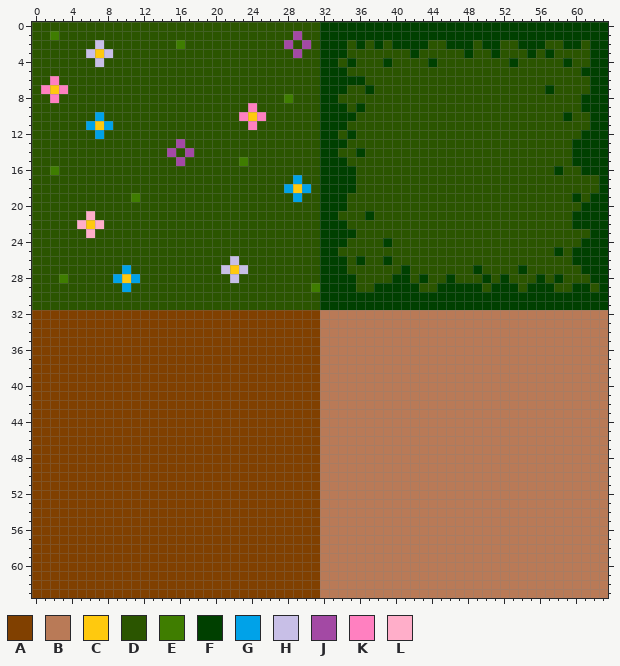
File history of a pixel-art sprite, assets/Ground.png. Above: the version before the commit.
The file is 64x64 pixels.
Palette (. is transparent): A #804000  B #b97a57  C #ffc90e  D #2b5500  E #3f7d00  F #004000  G #00a2e8  H #c8bfe7  J #a349a4  K #ff80c0  L #ffaec9
Pixels before (only the part around the change), first column x 27:
29 DDDDEFFFFDDFFFFFDDFFFFFDFFFDFFFDDFFDF
30 DDDDDFFFFFFFFFFFFFFFFFFFFFFFFFFFFFFFF
31 DDDDDFFFFFFFFFFFFFFFFFFFFFFFFFFFFFFFF
32 AAAAABBBBBBBBBBBBBBBBBBBBBBBBBBBBBBBB
33 AAAAABBBBBBBBBBBBBBBBBBBBBBBBBBBBBBBB
34 AAAAABBBBBBBBBBBBBBBBBBBBBBBBBBBBBBBB
35 AAAAABBBBBBBBBBBBBBBBBBBBBBBBBBBBBBBB
36 AAAAABBBBBBBBBBBBBBBBBBBBBBBBBBBBBBBB
37 AAAAABBBBBBBBBBBBBBBBBBBBBBBBBBBBBBBB
38 AAAAABBBBBBBBBBBBBBBBBBBBBBBBBBBBBBBB
39 AAAAABBBBBBBBBBBBBBBBBBBBBBBBBBBBBBBB
40 AAAAABBBBBBBBBBBBBBBBBBBBBBBBBBBBBBBB
41 AAAAABBBBBBBBBBBBBBBBBBBBBBBBBBBBBBBB
42 AAAAABBBBBBBBBBBBBBBBBBBBBBBBBBBBBBBB
43 AAAAABBBBBBBBBBBBBBBBBBBBBBBBBBBBBBBB
44 AAAAABBBBBBBBBBBBBBBBBBBBBBBBBBBBBBBB
45 AAAAABBBBBBBBBBBBBBBBBBBBBBBBBBBBBBBB
46 AAAAABBBBBBBBBBBBBBBBBBBBBBBBBBBBBBBB
47 AAAAABBBBBBBBBBBBBBBBBBBBBBBBBBBBBBBB
48 AAAAABBBBBBBBBBBBBBBBBBBBBBBBBBBBBBBB
49 AAAAABBBBBBBBBBBBBBBBBBBBBBBBBBBBBBBB
50 AAAAABBBBBBBBBBBBBBBBBBBBBBBBBBBBBBBB
51 AAAAABBBBBBBBBBBBBBBBBBBBBBBBBBBBBBBB
52 AAAAABBBBBBBBBBBBBBBBBBBBBBBBBBBBBBBB
53 AAAAABBBBBBBBBBBBBBBBBBBBBBBBBBBBBBBB
54 AAAAABBBBBBBBBBBBBBBBBBBBBBBBBBBBBBBB
55 AAAAABBBBBBBBBBBBBBBBBBBBBBBBBBBBBBBB
56 AAAAABBBBBBBBBBBBBBBBBBBBBBBBBBBBBBBB
57 AAAAABBBBBBBBBBBBBBBBBBBBBBBBBBBBBBBB
58 AAAAABBBBBBBBBBBBBBBBBBBBBBBBBBBBBBBB
59 AAAAABBBBBBBBBBBBBBBBBBBBBBBBBBBBBBBB
60 AAAAABBBBBBBBBBBBBBBBBBBBBBBBBBBBBBBB
61 AAAAABBBBBBBBBBBBBBBBBBBBBBBBBBBBBBBB
62 AAAAABBBBBBBBBBBBBBBBBBBBBBBBBBBBBBBB
63 AAAAABBBBBBBBBBBBBBBBBBBBBBBBBBBBBBBB
The same view after the edit:
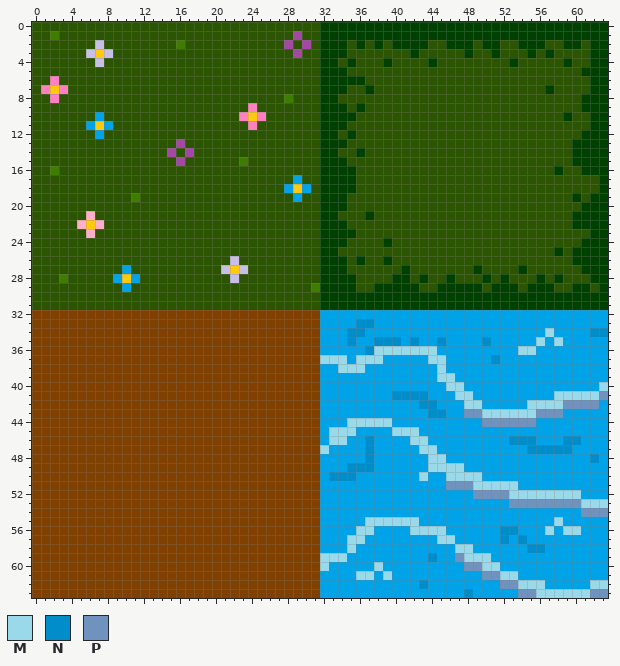
Colours new in this view: M #99d9ea  N #008dca  P #7092be
The exact change:
y 32: x 32..63 BBBBBBBBBBBBBBBBBBBBBBBBBBBBBBBB -> GGGGGGGGGGGGGGGGGGGGGGGGGGGGGGGG
y 33: x 32..63 BBBBBBBBBBBBBBBBBBBBBBBBBBBBBBBB -> GGGGNNGGGGGGGGGGGGGGGGGGGGGGGGGG
y 34: x 32..63 BBBBBBBBBBBBBBBBBBBBBBBBBBBBBBBB -> GGGNNGGGGGGGGGGGGGGGGGGGGMGGGGNN
y 35: x 32..63 BBBBBBBBBBBBBBBBBBBBBBBBBBBBBBBB -> GGGNGGNNNGNGGNGGGGNGGGGGMGMGGGGG
y 36: x 32..63 BBBBBBBBBBBBBBBBBBBBBBBBBBBBBBBB -> GGGGGNMMMMMMMGGGGGGGGGMMGGGGGGGG
y 37: x 32..63 BBBBBBBBBBBBBBBBBBBBBBBBBBBBBBBB -> MMMGMMMGGGGGMMGGGGGNGGGGGGGGGGGG
y 38: x 32..63 BBBBBBBBBBBBBBBBBBBBBBBBBBBBBBBB -> GGMMMGGGGGGGGMGGGGGGGGGGGGGGGGGG
y 39: x 32..63 BBBBBBBBBBBBBBBBBBBBBBBBBBBBBBBB -> GGGGGGGGGGGGGMMGGGGGGGGGGGGGGGGG
y 40: x 32..63 BBBBBBBBBBBBBBBBBBBBBBBBBBBBBBBB -> GGGGGGGGGGGGGGMMGGGGGGGGGGGGGGGM
y 41: x 32..63 BBBBBBBBBBBBBBBBBBBBBBBBBBBBBBBB -> GGGGGGGGNNNNGGGMMGGGGGGGGGMMMMMP
y 42: x 32..63 BBBBBBBBBBBBBBBBBBBBBBBBBBBBBBBB -> GGGGGGGGGGGNNGGGMMGGGGGMMMMPPPPG
y 43: x 32..63 BBBBBBBBBBBBBBBBBBBBBBBBBBBBBBBB -> GGGGGGGGGGGGNNGGPPMMMMMMPPPGGGGG
y 44: x 32..63 BBBBBBBBBBBBBBBBBBBBBBBBBBBBBBBB -> GGGMMMMMGGGGGGGGGGPPPPPPGGGGGGGG
y 45: x 32..63 BBBBBBBBBBBBBBBBBBBBBBBBBBBBBBBB -> GMMMGGGGMMMGGGGGGGGGGGGGGGGGGGGG
y 46: x 32..63 BBBBBBBBBBBBBBBBBBBBBBBBBBBBBBBB -> GMMGGNGGGGMMGGGGGGGGGNNNGGGNNGGG
y 47: x 32..63 BBBBBBBBBBBBBBBBBBBBBBBBBBBBBBBB -> MGGGGNGGGGGMMGGGGGGGGGGNNNNNGGGG
y 48: x 32..63 BBBBBBBBBBBBBBBBBBBBBBBBBBBBBBBB -> GGGGGNGGGGGGMMGGGGGGGGGGGGGGGGNG
y 49: x 32..63 BBBBBBBBBBBBBBBBBBBBBBBBBBBBBBBB -> GGGNNNGGGGGGMMMMGGGGGGGGGGGGGGGG
y 50: x 32..63 BBBBBBBBBBBBBBBBBBBBBBBBBBBBBBBB -> GNNNGGGGGGGMGGMMMMGGGGGGGGGGGGGG
y 51: x 32..63 BBBBBBBBBBBBBBBBBBBBBBBBBBBBBBBB -> GGGGGGGGGGGGGGPPPMMMMMGGGGGGGGGG
y 52: x 32..63 BBBBBBBBBBBBBBBBBBBBBBBBBBBBBBBB -> GGGGGGGGGGGGGGGGGPPPPMMMMMMMMGGG
y 53: x 32..63 BBBBBBBBBBBBBBBBBBBBBBBBBBBBBBBB -> GGGGGGGGGGGGGGGGGGGGGPPPPPPPPMMM
y 54: x 32..63 BBBBBBBBBBBBBBBBBBBBBBBBBBBBBBBB -> GGGGGGGGGGGGGGGGGGGGGGGGGGGGGPPP
y 55: x 32..63 BBBBBBBBBBBBBBBBBBBBBBBBBBBBBBBB -> GGGGGMMMMMMGGGGGGGGGGGGGGGMGGGGG
y 56: x 32..63 BBBBBBBBBBBBBBBBBBBBBBBBBBBBBBBB -> GGGGMMGGGGMMMMGGGGGGNNGGGMGMMGGG
y 57: x 32..63 BBBBBBBBBBBBBBBBBBBBBBBBBBBBBBBB -> GGGMMGGGGGGGGMMGGGGGNGNGGGGGGGGG
y 58: x 32..63 BBBBBBBBBBBBBBBBBBBBBBBBBBBBBBBB -> GGGMGGGGGGGGGGGMMGGGGGGNNGGGGGGG
y 59: x 32..63 BBBBBBBBBBBBBBBBBBBBBBBBBBBBBBBB -> MMMGGGGGGGGGNGGPMMMGGGGGGGGGGGGG
y 60: x 32..63 BBBBBBBBBBBBBBBBBBBBBBBBBBBBBBBB -> MGGGGGMGGGGGGGGGPPMMGGGGGGGGGGGG
y 61: x 32..63 BBBBBBBBBBBBBBBBBBBBBBBBBBBBBBBB -> GGGGMMGMGGGGGGGGGGPPMMGGGGGGGGGG
y 62: x 32..63 BBBBBBBBBBBBBBBBBBBBBBBBBBBBBBBB -> GGGGGGGGGGGNGGGGGGGGPPMMMGGGGGMM
y 63: x 32..63 BBBBBBBBBBBBBBBBBBBBBBBBBBBBBBBB -> GGGGGGGGGGGGGGGGNGGGGGPPMMMMMMPP
Where, in picture pixels (left, top, right, bottom), the same in both pictures:
changed: (320, 310, 608, 598)
